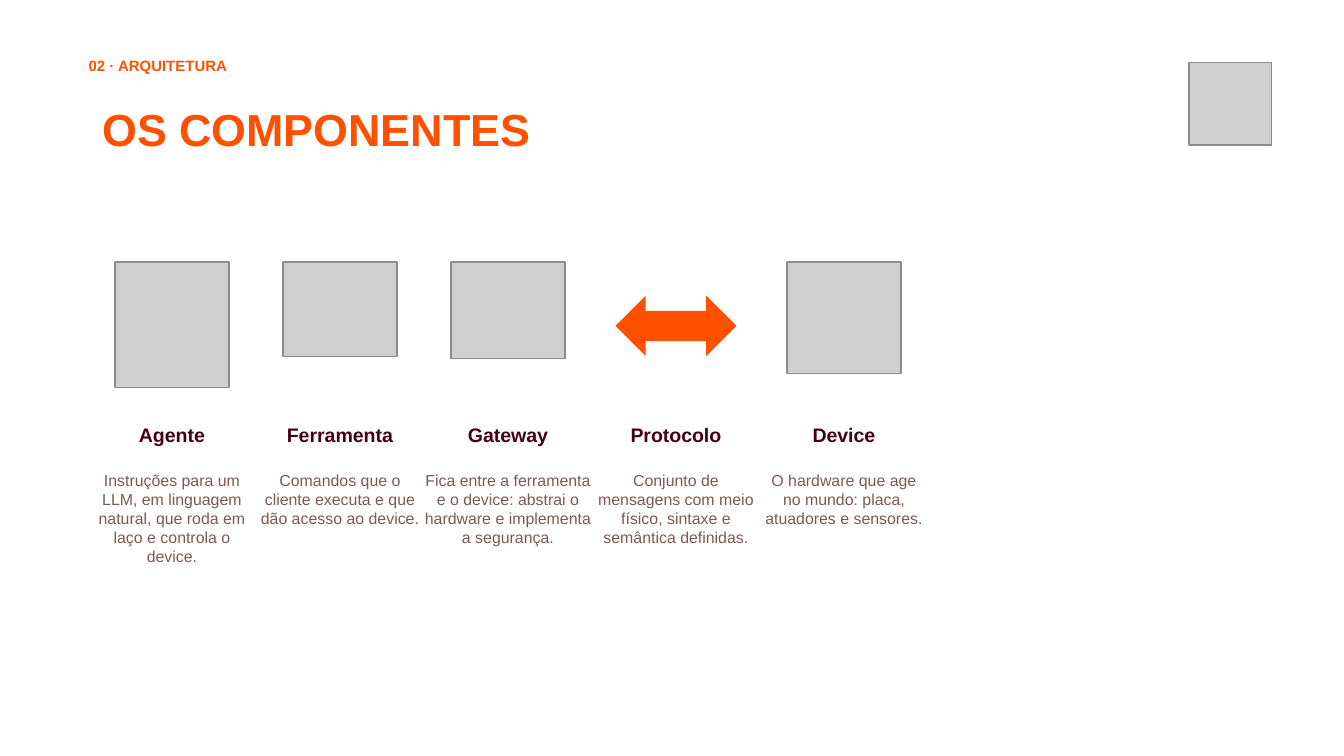
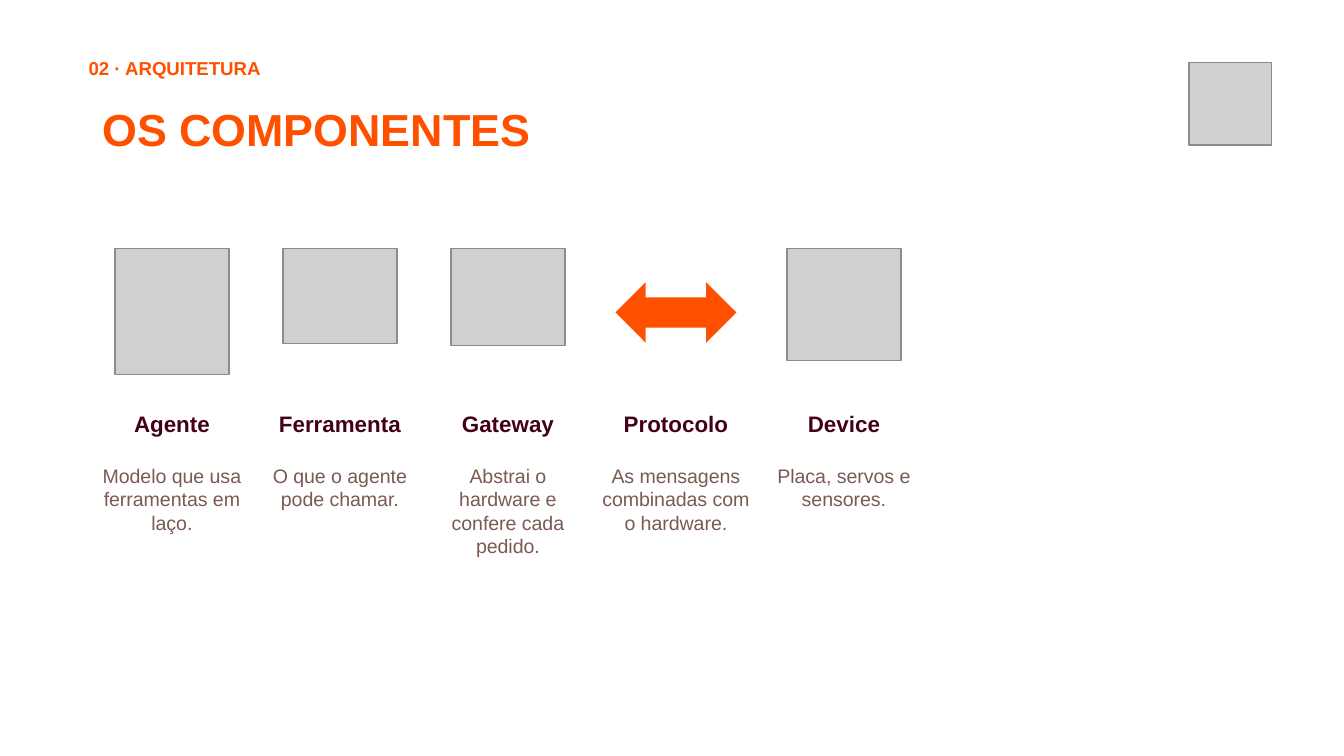
Before and after one commit to jhlr/plotter, a slide deck: slide 9 of workshop/dinamica-ia-hardware.pptx. Drawn at 1344x756 pixels with LibreOffice and Linux fonts; fonts in the diff are those of the drawing; grey boxes stand for pictures; background and template pictures are left out. Boxes give left, top, right and bottom in pixels: in the first picture for what was removed or moved away, otherwise in the second. Text is boxed around its words. In the diff, an @@ line names an element or a change of style, - is before the commit and + after.

```diff
--- a/workshop/dinamica-ia-hardware.pptx
+++ b/workshop/dinamica-ia-hardware.pptx
@@ text "02 · ARQUITETURA" at <box>89,62,260,79</box>: size 8 to 10 pt @@
@@ 4 pictures, 1 left right arrow: place and size @@
-4 pictures, 1 left right arrow at <box>114,262,902,388</box>
+4 pictures, 1 left right arrow at <box>114,249,902,375</box>
@@ text "Agente": place and size @@
-text "Agente" at <box>139,428,205,446</box>
+text "Agente" at <box>134,416,210,437</box>
@@ text "Ferramenta": place and size @@
-text "Ferramenta" at <box>287,428,393,443</box>
+text "Ferramenta" at <box>279,416,401,433</box>
@@ text "Gateway": place and size @@
-text "Gateway" at <box>468,428,548,446</box>
+text "Gateway" at <box>462,416,554,437</box>
@@ text "Protocolo": place and size @@
-text "Protocolo" at <box>631,427,722,443</box>
+text "Protocolo" at <box>624,415,728,433</box>
@@ size 10.5 to 12 pt in 5 elements at <box>134,416,210,437</box>, <box>279,416,401,433</box>, <box>462,416,554,437</box>, <box>624,415,728,433</box>, <box>808,415,880,433</box> @@
@@ text "Device": place and size @@
-text "Device" at <box>813,427,876,443</box>
+text "Device" at <box>808,415,880,433</box>
@@ text at <box>103,469,241,534</box>: text changed; size 8.5 to 10.5 pt @@
-Instruções para um LLM, em linguagem natural, que roda em laço e controla o device.
+Modelo que usa ferramentas em laço.
@@ text at <box>273,469,407,510</box>: text changed; size 8.5 to 10.5 pt @@
-Comandos que o cliente executa e que dão acesso ao device.
+O que o agente pode chamar.
@@ text at <box>452,469,564,557</box>: text changed; size 8.5 to 10.5 pt @@
-Fica entre a ferramenta e o device: abstrai o hardware e implementa a segurança.
+Abstrai o hardware e confere cada pedido.
@@ text at <box>602,469,750,530</box>: text changed; size 8.5 to 10.5 pt @@
-Conjunto de mensagens com meio físico, sintaxe e semântica definidas.
+As mensagens combinadas com o hardware.
@@ text at <box>777,469,911,506</box>: text changed; size 8.5 to 10.5 pt @@
-O hardware que age no mundo: placa, atuadores e sensores.
+Placa, servos e sensores.
```
Also in this commit, not shown: 21 other slides changed, 10 slides added, 6 slides removed, 36 other files.
